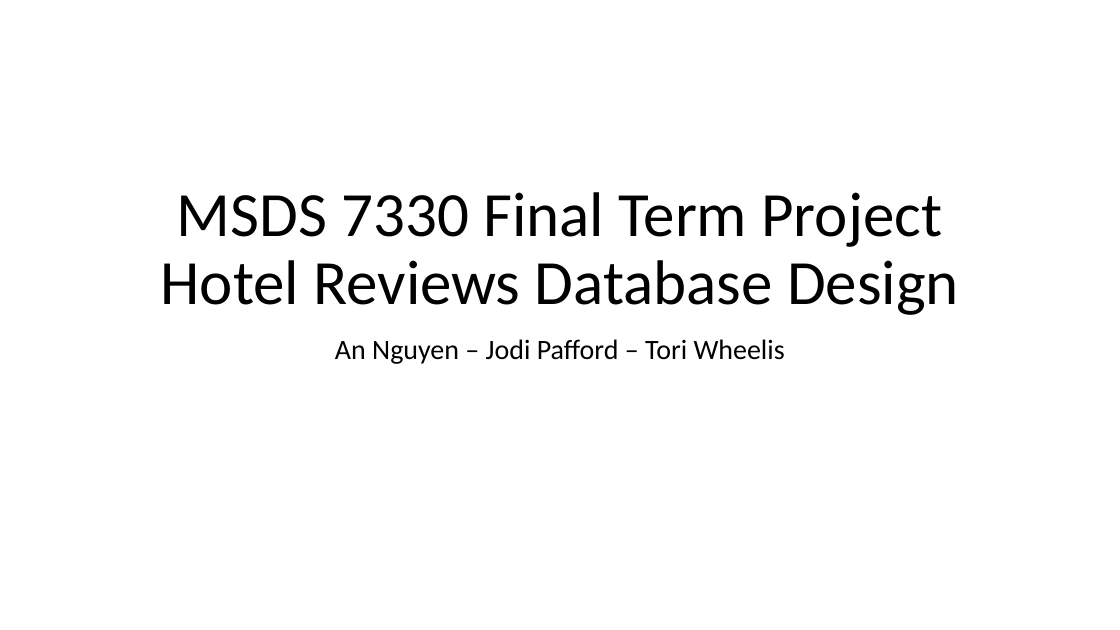
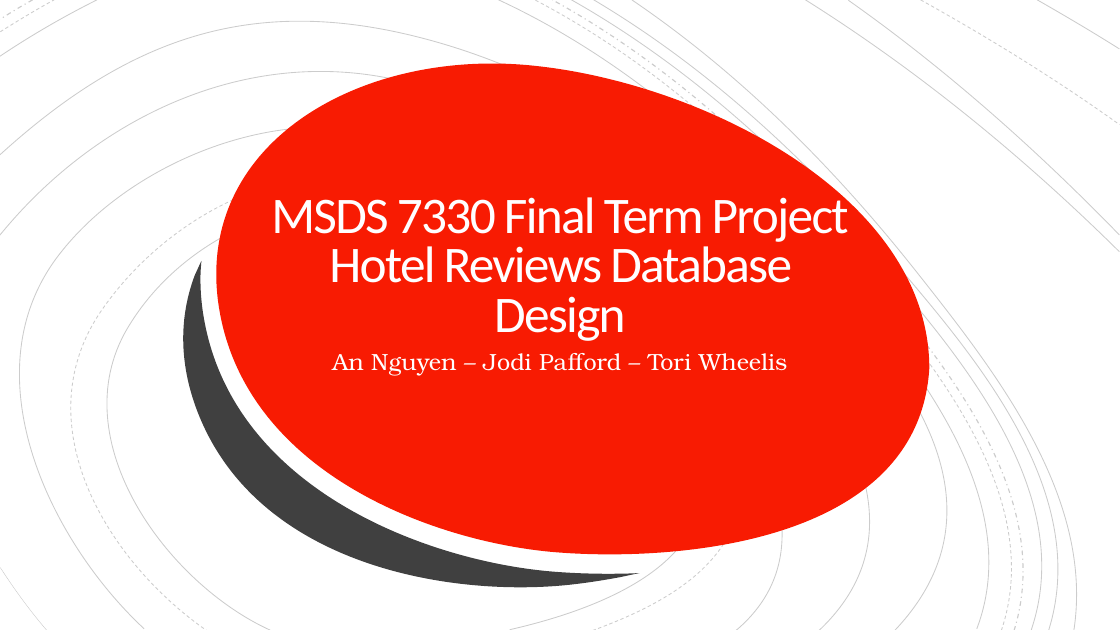
Before and after one commit to twheelis/Database_Final_Project, a slide deck: slide 1 of MSDS_7330_Final_Term_Project.pptx. Drawn at 1120x630 pixels with LibreOffice and Linux fonts; fonts in the diff are those of the drawing. Boxes give left, top, right and bottom in pixels: in the first picture for what was removed or moved away, otherwise in the second. Text is boxed around its words. In the diff, an @@ line names an element or a change of style, - is before the commit and + after.

```diff
--- a/MSDS_7330_Final_Term_Project.pptx
+++ b/MSDS_7330_Final_Term_Project.pptx
@@ rectangle added at bbox=[0, 0, 1120, 630], fill #FFFFFF @@
@@ group added at bbox=[0, 0, 1120, 630]: 19 freeform shapes @@
@@ group added at bbox=[0, 0, 1120, 630]: 19 freeform shapes @@
@@ freeform shape added at bbox=[216, 64, 929, 555], fill #F81B02 @@
@@ freeform shape added at bbox=[166, 190, 640, 630], fill #404040 @@
@@ title "MSDS 7330 Final Term Project ...": place and size @@
-title "MSDS 7330 Final Term Project ..." at bbox=[161, 192, 959, 315]
+title "MSDS 7330 Final Term Project ..." at bbox=[271, 191, 849, 341]
@@ title "MSDS 7330 Final Term Project ..." at bbox=[271, 191, 849, 341]: size 54 to 44 pt, text colour #000000 to #FFFEFF, letter spacing 0 to -1.5 pt; line spacing 0.9 to 0.8 @@
@@ subtitle "An Nguyen – Jodi Pafford ...": place and size @@
-subtitle "An Nguyen – Jodi Pafford ..." at bbox=[335, 339, 785, 364]
+subtitle "An Nguyen – Jodi Pafford ..." at bbox=[332, 353, 787, 376]
@@ subtitle "An Nguyen – Jodi Pafford ..." at bbox=[332, 353, 787, 376]: size 24 to 20 pt, font Calibri to TeX Gyre Bonum, text colour #000000 to #FFFEFF; line spacing 0.9 to 1 @@
```
Also in this commit, not shown: 3 other slides changed, 5 slides added, 1 slide removed.
